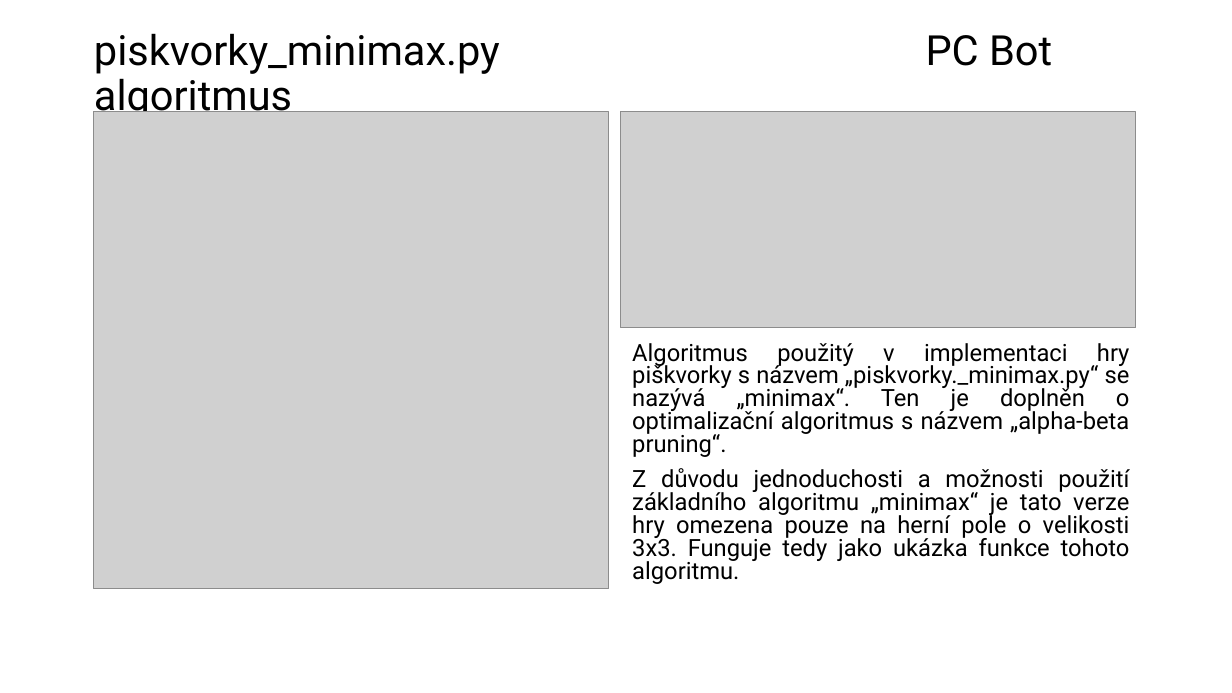
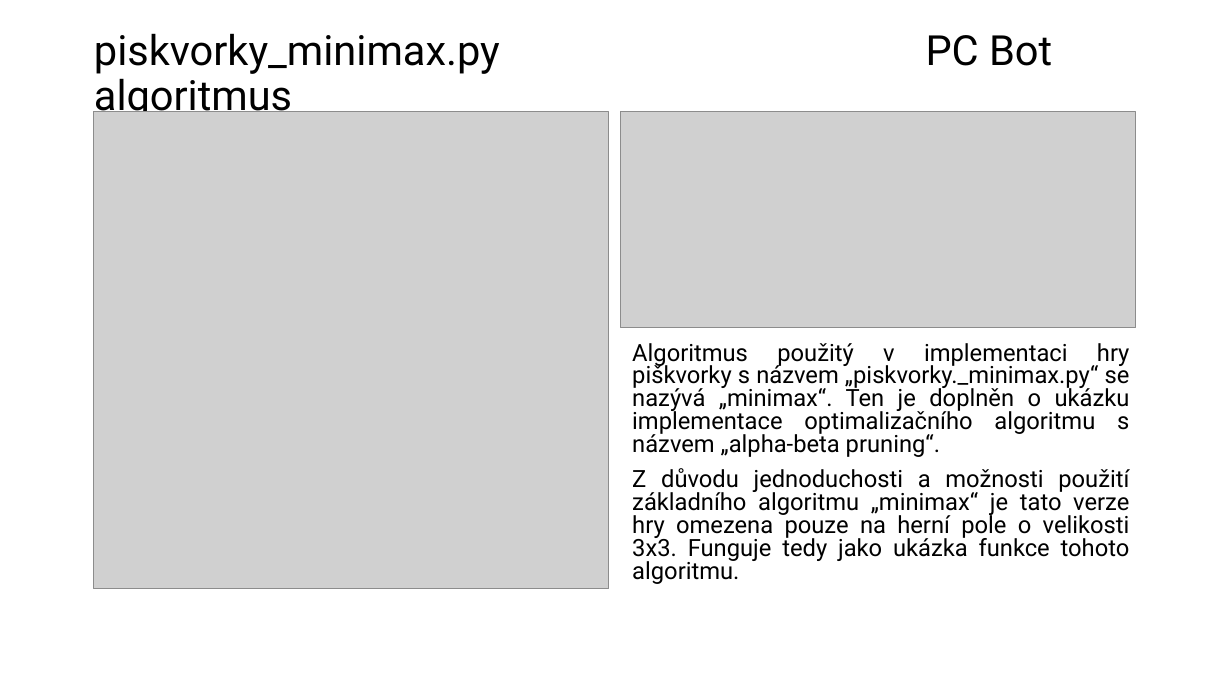
Before and after one commit to 208762/9PVP, a slide deck: slide 9 of 9PVP - projekt.pptx. Drawn at 1232x693 pixels with LibreOffice and Linux fonts; fonts in the diff are those of the drawing; grey boxes stand for pictures. Boxes give left, top, right and bottom in pixels: in the first picture for what was removed or moved away, otherwise in the second. Text is boxed around its words. In the diff, an @@ line names an element or a change of style, - is before the commit and + after.

```diff
--- a/9PVP - projekt.pptx
+++ b/9PVP - projekt.pptx
@@ text at [632, 343, 1130, 457]: text changed @@
-Algoritmus použitý v implementaci hry piškvorky s názvem „piskvorky._minimax.py“ se nazývá „minimax“. Ten je doplněn o optimalizační algoritmus s názvem „alpha-beta pruning“.
+Algoritmus použitý v implementaci hry piškvorky s názvem „piskvorky._minimax.py“ se nazývá „minimax“. Ten je doplněn o ukázku implementace optimalizačního algoritmu s názvem „alpha-beta pruning“.
```
Also in this commit, not shown: 1 other slide changed, 2 other files.
